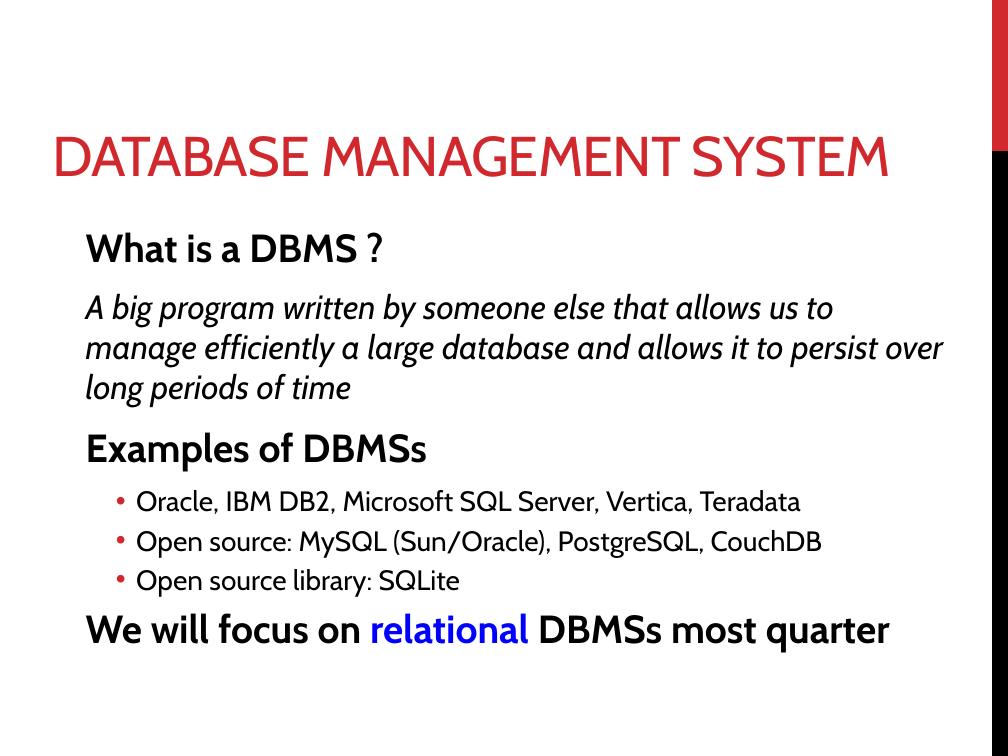
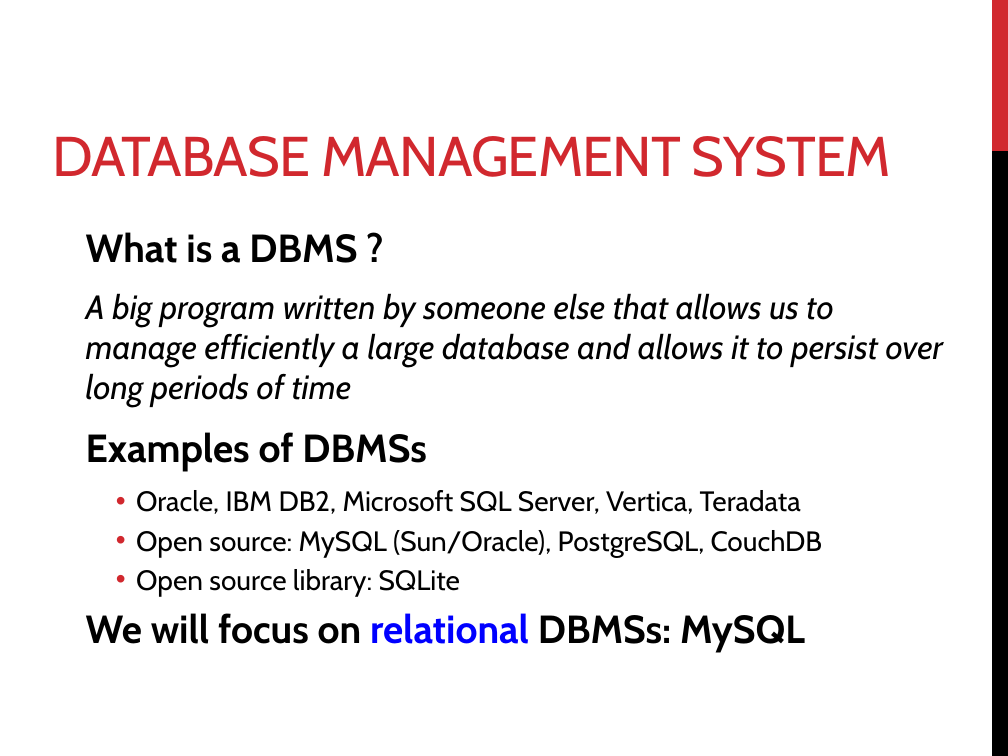
Before and after one commit to mahmoudparsian/data-warehousing, a slide deck: slide 25 of resources/week_01_Course_Outline_and_DW_Concepts/01_introduction_to_DW_course.pptx. Drawn at 1008x756 pixels with LibreOffice and Linux fonts; fonts in the diff are those of the drawing. Boxes give left, top, right and bottom in pixels: in the first picture for what was removed or moved away, otherwise in the second. Text is boxed around its words. In the diff, an @@ line names an element or a change of style, - is before the commit and + after.

```diff
--- a/resources/week_01_Course_Outline_and_DW_Concepts/01_introduction_to_DW_course.pptx
+++ b/resources/week_01_Course_Outline_and_DW_Concepts/01_introduction_to_DW_course.pptx
@@ text at (x1=86, y1=613, x2=805, y2=652): text changed @@
-We will focus on relational DBMSs most quarter
+We will focus on relational DBMSs: MySQL
```
Also in this commit, not shown: 5 other slides changed, 1 other file.
